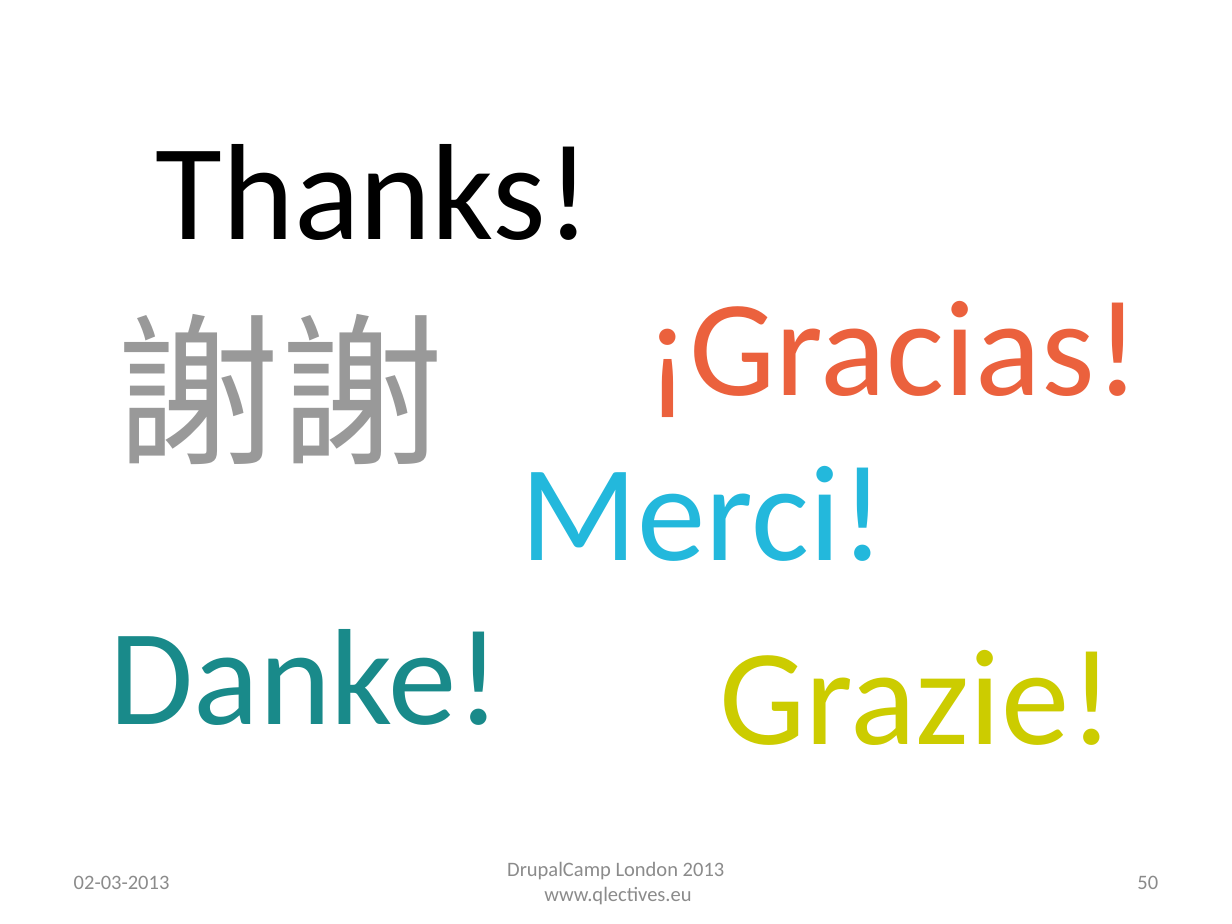
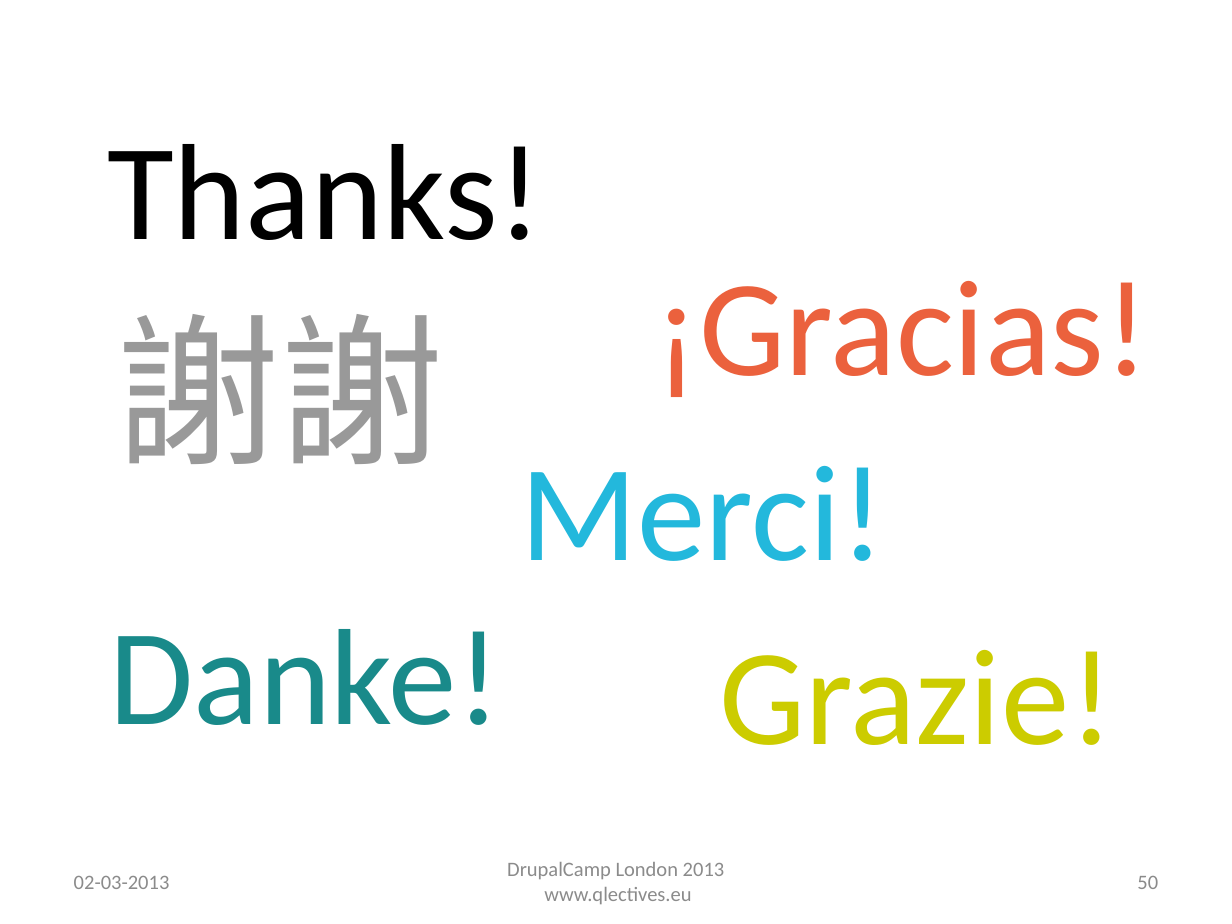
Before and after one commit to QScience/dc-slides, a slide deck: slide 50 of dclondon2013/patterns_dclondon2013.odp. Drawn at 1232x924 pixels with LibreOffice and Linux fonts; fonts in the diff are those of the drawing; background and template pictures are left out. Boxes give left, top, right and bottom in pixels: in the first picture for what was removed or moved away, otherwise in the second. Text is boxed around its words. In the diff, an @@ line names an element or a change of style, - is before the commit and + after.

```diff
--- a/dclondon2013/patterns_dclondon2013.odp
+++ b/dclondon2013/patterns_dclondon2013.odp
@@ text "Thanks!": place and size @@
-text "Thanks!" at [156,144,591,240]
+text "Thanks!" at [107,144,542,240]
@@ text "¡Gracias!": place and size @@
-text "¡Gracias!" at [645,301,1140,417]
+text "¡Gracias!" at [655,281,1150,397]
```
Also in this commit, not shown: 2 other slides changed, 1 other file.
